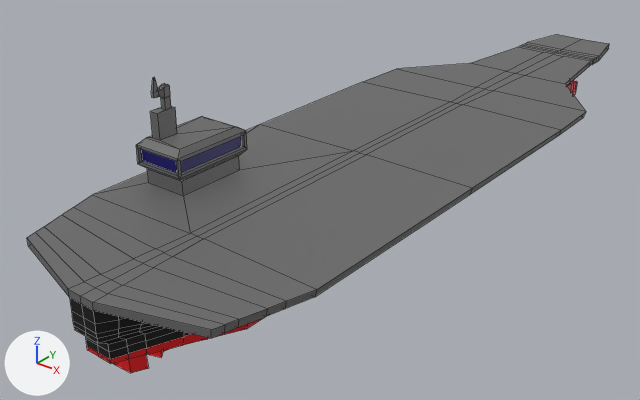
One commit to the Blender file FreeWill/assets/models/aircraftcarrier.blend: the scene before it, then after it.
The view is the same before and after, from a 50 mm camera at (1.87, -3.16, 1.65) aimed at (-0.21, -0.56, 0.04). Every picture has the same lights, and +X, +Y and +Z are marked at lower left. The first picture is the older version. Mesh edges are drawn as thin lines.
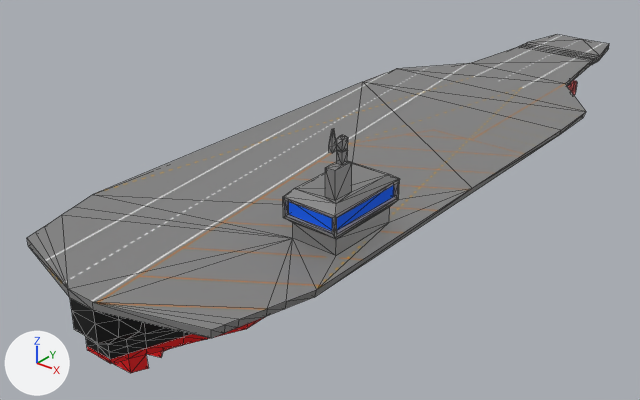
Pixel boxes [x1, y1, x2, y2] of what changed, in the pictures (640 x 400 px):
'Cube.001', surface changed, reshaped, rescaled: [27, 34, 609, 373] in both
part 1 of me_cube_002, built on: before [27, 34, 609, 343]
part 2 of me_cube_002, surface changed: [27, 45, 609, 339] in both
part 3 of me_cube_002, recoloured: before [141, 136, 242, 173]; after [289, 185, 394, 231]

The change, as a diff of the scene's bpy script:
```diff
--- a/FreeWill/assets/models/aircraftcarrier.blend.py
+++ b/FreeWill/assets/models/aircraftcarrier.blend.py
@@ img_texture @@
+img_texture = load_image('Texture', 'textures/carrier_top.png', 2048, 2048, 'sRGB')
@@ mat_top @@
 mat_top = principled_material('top')
-mat_top.texture = img_carrier_top
+mat_top.texture = img_texture
@@ mat_material @@
+mat_material = principled_material('Material')
+mat_material.base_color = (0.0, 0.121, 1.0)  # blue #0062ff
+mat_material.roughness = 1.0
@@ me_cube_002 @@
 # used by ob_cube_001; location = (0.0, 0.0, 0.0)
-me_cube_002.from_pydata(...)  # 594 vertices, 596 faces; spans x -0.51..0.51, y -1.91..1.5, z -0.03..0.71
+me_cube_002.from_pydata(...)  # 503 vertices, 469 faces; spans x -0.51..0.51, y -1.91..1.5, z -0.03..0.71
+# me_cube_002 part 1: 14 vertices moved from x -0.05..0.05, y 1.16..1.24, z 0.24..0.28 to x -0.13..0.13, y 1.16..1.24, z 0.24..0.28; 91 vertices removed from x -0.5..0.51, y -1.91..1.24, z 0.01..0.31
+# me_cube_002 part 2: 434 kept faces spanning x -0.51..0.51, y -1.91..1.5, z -0.03..0.71 get new texture (UV) coordinates
+# me_cube_002 part 3: 4 faces spanning x -0.43..-0.24, y -1.3..-0.97, z 0.4..0.45 switch from mat_top (picture img_carrier_top) to mat_material (blue #0062ff)
 me_cube_002.materials.append(mat_bottom)
@@ ob_cube_001 @@
 ob_cube_001.location = (0.0, 0.0, 0.0)
+ob_cube_001.scale = (-1.0, 1.0, 1.0)
```
